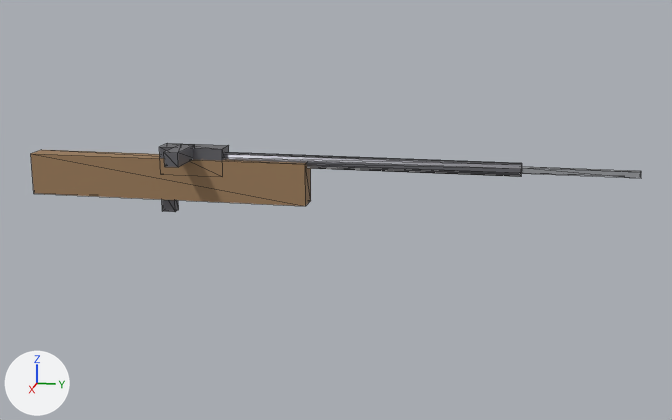
The glTF model assets/models/miltiq.glb, before and after one commit.
One viewpoint serves both versions: a 50 mm camera at (1.877, 0.746, 0.403) aimed at (0.021, 0.374, -0.061). Arrows for +X, +Y and +Z are at lower left; the lights stay in place. The first picture is the older version. Mesh edges are drawn as thin lines. Vertices at exactly the same position are counted once.

The scene before the commit, as lines of its bpy script (objects in view):
```python
me_cube = bpy.data.meshes.new('Cube')
me_cube.from_pydata(...)  # a box spanning x -0.025..0.025, y -0.31..0.31, z -0.045..0.045, material slot 0; a 10-sided cylinder along y spanning x -0.013..0.013, y 0.09..0.75, z 0.031..0.059, material slot 1; a box spanning x -0.023..0.023, y -0.01..0.13, z 0.01..0.07, material slot 1; a box spanning x 0.01..0.11, y 0.035..0.065, z 0.045..0.075, material slot 1; a box spanning x -0.01..0.01, y -0.015..0.015, z -0.075..-0.025, material slot 1; a box spanning x -0.006..0.006, y 0.74..0.98, z 0.039..0.051, material slot 2
me_cube.materials.append(mat_m_wood)  # brown #9b7c59
me_cube.materials.append(mat_m_metal)  # grey #7c7c81
me_cube.materials.append(mat_m_bayo)  # light grey #c4c7cb
ob_miltiq = bpy.data.objects.new('Miltiq', me_cube)
ob_miltiq.location = (0.0, 0.0, -0.01)
```
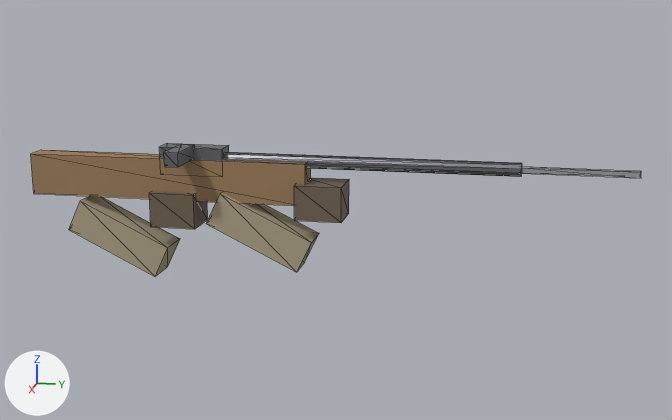
The change, as a list of edits to the scene's bpy script:
```text
Add mat_m_sleeve:
    mat_m_sleeve = principled_material('M_Sleeve')
    mat_m_sleeve.base_color = (0.41, 0.35, 0.23)  # beige #aca084
    mat_m_sleeve.roughness = 0.85
Add mat_m_glove:
    mat_m_glove = principled_material('M_Glove')
    mat_m_glove.base_color = (0.16, 0.12, 0.08)  # brown #6f6150
    mat_m_glove.roughness = 0.7
Change me_cube:
    used by ob_miltiq; location = (0.0, 0.0, -0.01)
    remove me_cube.from_pydata(...)  # 60 vertices, 96 faces; spans x -0.025..0.11, y -0.31..0.98, z -0.075..0.075
    add me_cube.from_pydata(...)  # 92 vertices, 144 faces; spans x -0.043..0.11, y -0.31..0.98, z -0.217..0.075
    me_cube part 1: a new loose piece, a box spanning x -0.043..0.043, y -0.03..0.07, z -0.103..-0.028, in mat_m_glove (brown #6f6150)
    me_cube part 2: a new loose piece, a box spanning x -0.043..0.043, y 0.29..0.39, z -0.073..0.002, in mat_m_glove (brown #6f6150)
    me_cube part 3
    8 vertices are added at x -0.038, y -0.225..0.325, z -0.217..-0.023
    8 new vertices lie (0.076, 0.0, 0.0) away from vertices in x -0.038, y -0.225..0.325, z -0.217..-0.023
    24 new faces join them, mat_m_sleeve (beige #aca084)
    add me_cube.materials.append(mat_m_glove)  # brown #6f6150
    add me_cube.materials.append(mat_m_sleeve)  # beige #aca084
```

Pixel boxes [x1, y1, x2, y2] of what changed, in the pictures (672 x 420 px):
'Miltiq', reshaped (91% taller): before [31, 143, 641, 212]; after [31, 143, 641, 276]
part 1 of me_cube, added (brown): after [149, 191, 208, 229]
part 2 of me_cube, added (brown): after [294, 178, 349, 223]
part 3 of me_cube, added (beige): after [69, 193, 319, 276]
